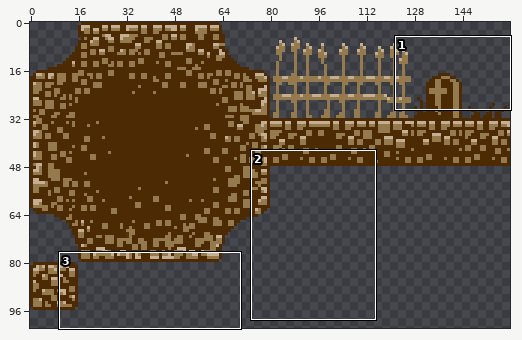
Sprite sheet, stored at OldSkull/Assets/Content/Gfx/tilesets/grove.png. The picture above shows the old version from afar; the outline marks the close-up.
Close-up. First the earlier version:
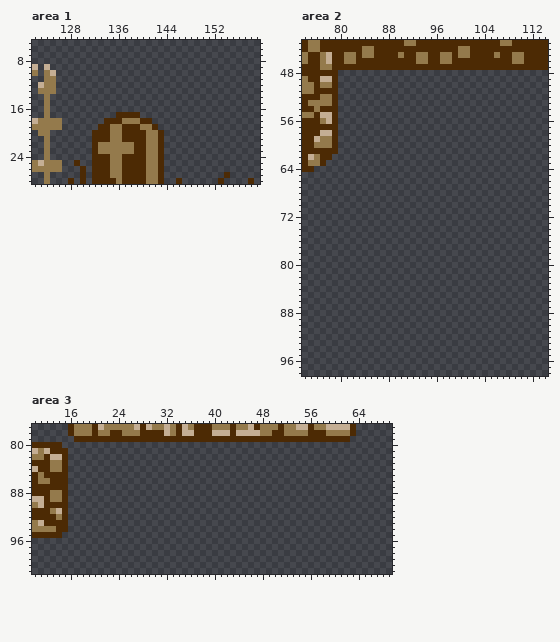
The file is 160x160 pixels. Shown: area 1: x 122..159, y 5..28; area 2: x 74..114, y 43..98; area 3: x 10..69, y 77..101. The wide view leaves out empty margins.
And afterwards:
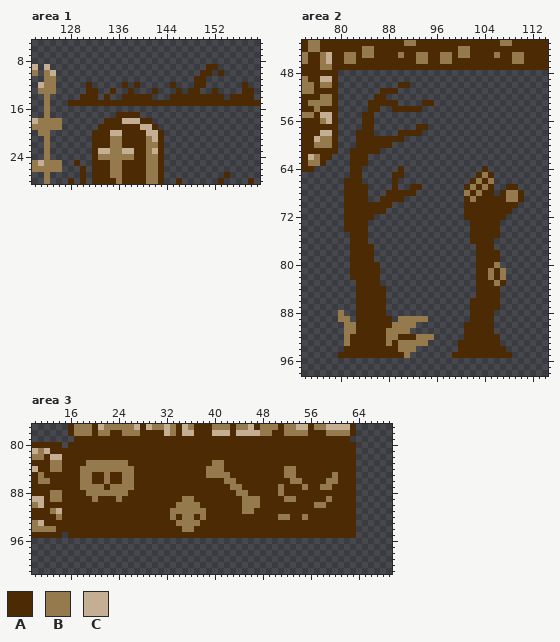
Palette (. is transparent): A #4c2a04  B #947a4c  C #c4ae94
Changes in this commit:
--- area 1
@@ x 122..159 @@
  8 ......................................
- 9 C.C...................................
-10 B.BC..................................
-11 ..BB..................................
-12 .CBB..................................
-13 .BBB..................................
-14 ..B...................................
-15 ..B...................................
+ 9 C.C..........................AA.......
+10 B.BC........................AA.A......
+11 ..BB.......................AA.........
+12 .CBB.....A.....A.A.....A...AA......A..
+13 .BBB.....AA..A..A...A...A.AA..A....AA.
+14 ..B.....AAA.A..AAAAA...AAAAAAAAA.AAAA.
+15 ..B...AAAAAAAAAAAAAAAAAAAAAAAAAAAAAAAA
 16 ..B...................................
 17 ..B...........AAAA....................
-18 CBBBB.......AAABBBAA..................
-19 BBBBB......AABBAAABBA.................
-20 .BB.......AAABBAAAABBA................
-21 ..B.......AAABBAAAABBA................
-22 ..B.......ABBBBBBAABBA................
-23 ..B.......ABBBBBBAABBA................
-24 ..B.......AAABBAAAABBA................
+18 CBBBB.......AAACCCAA..................
+19 BBBBB......AAAAAAACCA.................
+20 .BB.......AAACCAAAACCA................
+21 ..B.......AAABBAAAABCA................
+22 ..B.......AAABBAAAABBA................
+23 ..B.......ACCBBCCAABCA................
+24 ..B.......ABBBBBBAABBA................
 25 BCBBB..A..AAABBAAAABBA................
--- area 2
@@ x 74..114 @@
 49 BAACCA...................................
-50 BBABBA...................................
-51 BBAAAA...................................
-52 AAABBA...................................
-53 ABBBBA...................................
-54 AABAAA...................................
-55 BBACCA...................................
-56 AAABCA...................................
-57 AAAAAA...................................
-58 AAACCA...................................
-59 AACBBA...................................
-60 AABBBA...................................
-61 AAAAAA...................................
-62 ACBAA....................................
-63 ABBA.....................................
-64 AA.......................................
-65 .........................................
-66 .........................................
-67 .........................................
-68 .........................................
-69 .........................................
-70 .........................................
-71 .........................................
-72 .........................................
-73 .........................................
-74 .........................................
-75 .........................................
-76 .........................................
-77 .........................................
-78 .........................................
-79 .........................................
-80 .........................................
-81 .........................................
-82 .........................................
-83 .........................................
-84 .........................................
-85 .........................................
-86 .........................................
-87 .........................................
-88 .........................................
-89 .........................................
-90 .........................................
-91 .........................................
-92 .........................................
-93 .........................................
-94 .........................................
-95 .........................................
+50 BBABBA..........AA.......................
+51 BBAAAA.......AAA.........................
+52 AAABBA......AA...........................
+53 ABBBBA.....AAAAA....AA...................
+54 AABAAA.....AA..AAAAA.....................
+55 BBACCA....AA.............................
+56 AAABCA....AA.............................
+57 AAAAAA....AA.......AA....................
+58 AAACCA...AAA....AAAA.....................
+59 AACBBA...AAAAAAAA........................
+60 AABBBA...AAAAAA..........................
+61 AAAAAA..AAAAA............................
+62 ACBAA...AAA..............................
+63 ABBA....AAA..............................
+64 AA......AA......A.............A..........
+65 ........AA.....AA............ABA.........
+66 .......AAA.....A............ABAB.........
+67 .......AAAA....A..AA.......ABABA..AA.....
+68 .......AAAA...AAAAA........BABAA.ABBA....
+69 .......AAAA..AAAA..........ABAAAAABBA....
+70 .......AAAAAAAA............AAAAAAAAA.....
+71 .......AAAAAAA.............AAAAAAAA......
+72 .......AAAAA...............AAAAAAA.......
+73 .......AAAA.................AAAAA........
+74 .......AAAA.................AAAAA........
+75 ........AAA.................AAAAA........
+76 ........AAA.................AAAA.........
+77 ........AAAA.................AAA.........
+78 ........AAAA.................AAAA........
+79 ........AAAA.................AAAA........
+80 ........AAAAA................AAAB........
+81 ........AAAAA................AABAB.......
+82 ........AAAAA................AABAB.......
+83 .........AAAA................AAABA.......
+84 .........AAAAA...............AAAA........
+85 .........AAAAA...............AAAA........
+86 .........AAAAA..............AAAAA........
+87 .........AAAAA..............AAAAA........
+88 ......B..AAAAA..............AAAA.........
+89 ......BB.AAAAAA.BBBBB.......AAAA.........
+90 .......BBAAAAAABBBB........AAAAA.........
+91 .......BBAAAAABBBB.........AAAAA.........
+92 .......BAAAAAABBAAABBB.....AAAAAA........
+93 .......BAAAAAABABBBBB.....AAAAAAA........
+94 .......AAAAAAAAABBB.......AAAAAAAA.......
+95 ......AAAAAAAAAAAB.......AAAAAAAAAA......
 96 .........................................
--- area 3
@@ x 10..69 @@
  79 .......AAAAAAAAAAAAAAAAAAAAAAAAAAAAAAAAAAAAAAAAAAAAAA.......
- 80 AAAAA.......................................................
- 81 CBCAAA......................................................
- 82 BBACCA......................................................
- 83 AAABBA......................................................
- 84 CAABBA......................................................
- 85 ABAAAA......................................................
- 86 ABBAAA......................................................
- 87 AAAAAA......................................................
- 88 AAABBA......................................................
- 89 CCABBA......................................................
- 90 BCAAAA......................................................
- 91 AAABCA......................................................
- 92 AAAABA......................................................
- 93 BCAAAA......................................................
- 94 BBBBAA......................................................
- 95 AAAAA.......................................................
+ 80 AAAAA.AAAAAAAAAAAAAAAAAAAAAAAAAAAAAAAAAAAAAAAAAAAAAAAA......
+ 81 CBCAAAAAAAAAAAAAAAAAAAAAAAAAAAAAAAAAAAAAAAAAAAAAAAAAAA......
+ 82 BBACCAAAAAAAAAAAAAAAAAAAAAAAAAAAAAAAAAAAAAAAAAAAAAAAAA......
+ 83 AAABBAAAABBBBBBBAAAAAAAAAAAAAABBAAAAAAAAAAAAAAAAAAAAAA......
+ 84 CAABBAAABBBBBBBBBAAAAAAAAAAAABBBAAAAAAAAAABBAAAAAAAAAA......
+ 85 ABAAAAAABBAABAABBAAAAAAAAAAAABBBBAAAAAAAAABBAAAAAABAAA......
+ 86 ABBAAAAABBAABAABBAAAAAAAAAAAAAAABBAAAAAAAAABBAAAABBAAA......
+ 87 AAAAAAAABBBBABBBBAAAAAAAAAAAAAAAABBAAAAAABAAABAABBAAAA......
+ 88 AAABBAAAABBBBBBBAAAAAAAAAAAAAAAAAABBAAAAABAAAAAAAAAAAA......
+ 89 CCABBAAAAABAAABAAAAAAAAAABBAAAAAAAABBBAAAABBAAAAABAAAA......
+ 90 BCAAAAAAAAAAAAAAAAAAAAAABBBBAAAAAAABBBAAAAAAAAABBAAAAA......
+ 91 AAABCAAAAAAAAAAAAAAAAAABBBBBBAAAAAABBAAAAAAAAAAAAAAAAA......
+ 92 AAAABAAAAAAAAAAAAAAAAAABABBABAAAAAAAAAAAABBAABAAAAAAAA......
+ 93 BCAAAAAAAAAAAAAAAAAAAAAABBBBAAAAAAAAAAAAAAAAAAAAAAAAAA......
+ 94 BBBBAAAAAAAAAAAAAAAAAAAAABBAAAAAAAAAAAAAAAAAAAAAAAAAAA......
+ 95 AAAAA.AAAAAAAAAAAAAAAAAAAAAAAAAAAAAAAAAAAAAAAAAAAAAAAA......
  96 ............................................................
Changed places in both close-ups, as pixel boxes (x1, y1, x2, y2):
changed: (68, 64, 260, 160)
added: (338, 82, 524, 358)
added: (68, 442, 356, 538)
